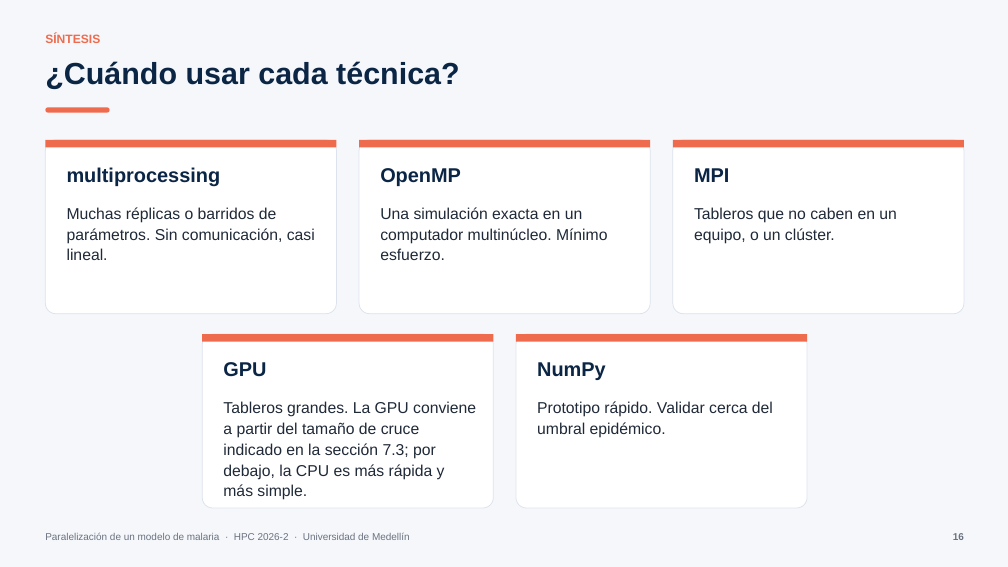
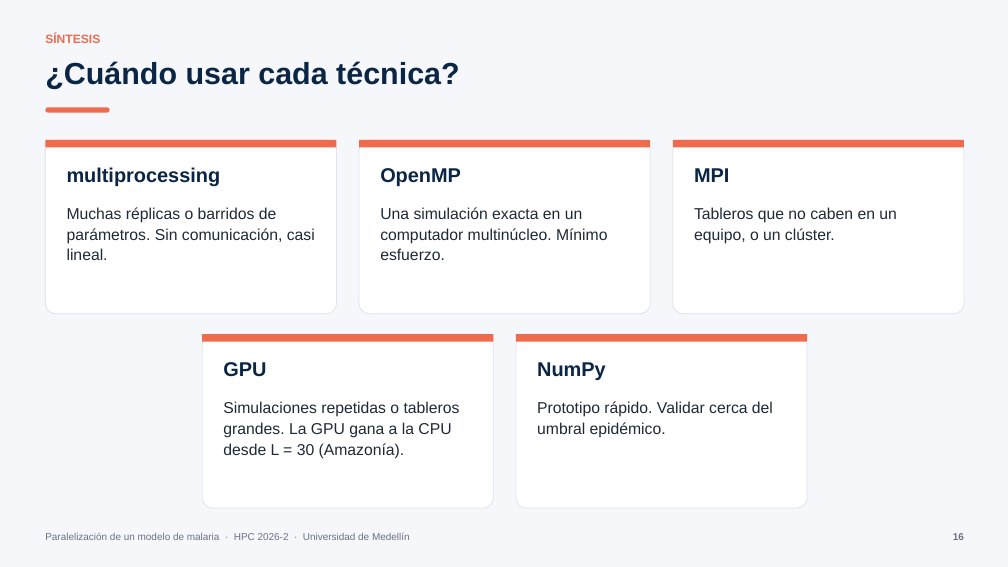
Before and after one commit to SamuelMarroquin2009-12/HPC_Proyecto_Final, a slide deck: slide 16 of docs/presentacion.pptx. Drawn at 1008x567 pixels with LibreOffice and Linux fonts; fonts in the diff are those of the drawing. Boxes give left, top, right and bottom in pixels: in the first picture for what was removed or moved away, otherwise in the second. Text is boxed around its words. In the diff, an @@ line names an element or a change of style, - is before the commit and + after.

```diff
--- a/docs/presentacion.pptx
+++ b/docs/presentacion.pptx
@@ text at (x1=223, y1=401, x2=460, y2=459): text changed @@
-Tableros grandes. La GPU conviene a partir del tamaño de cruce indicado en la sección 7.3; por debajo, la CPU es más rápida y más simple.
+Simulaciones repetidas o tableros grandes. La GPU gana a la CPU desde L = 30 (Amazonía).
```
Also in this commit, not shown: 2 other slides changed, 2 other files.
